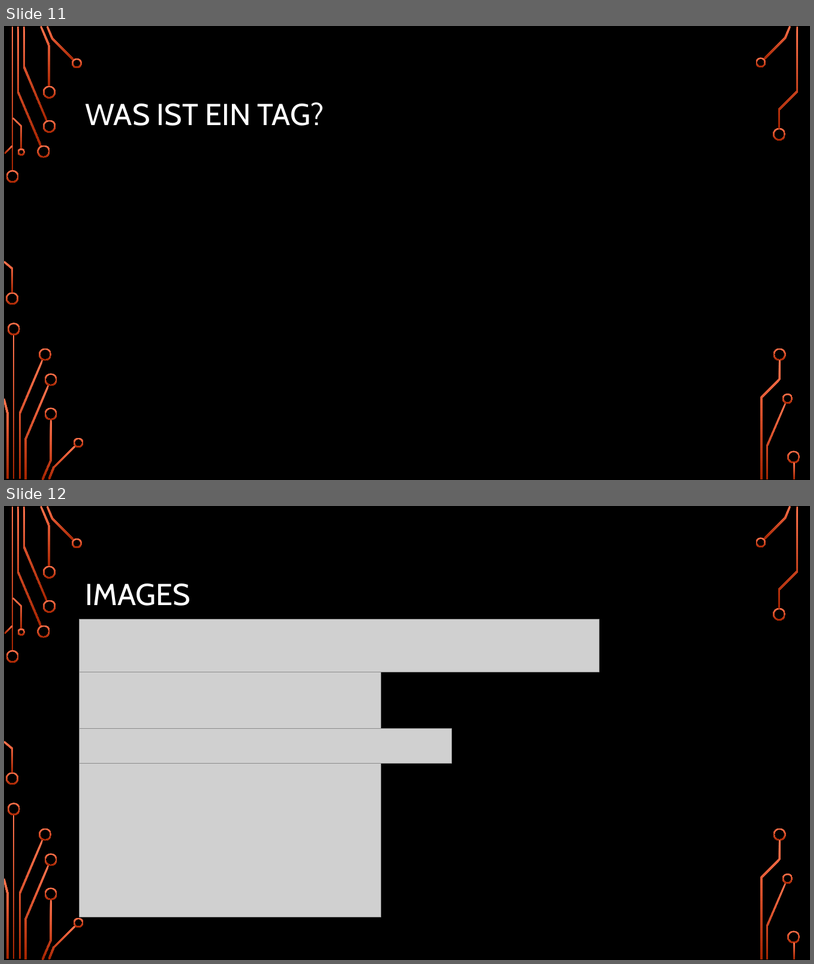
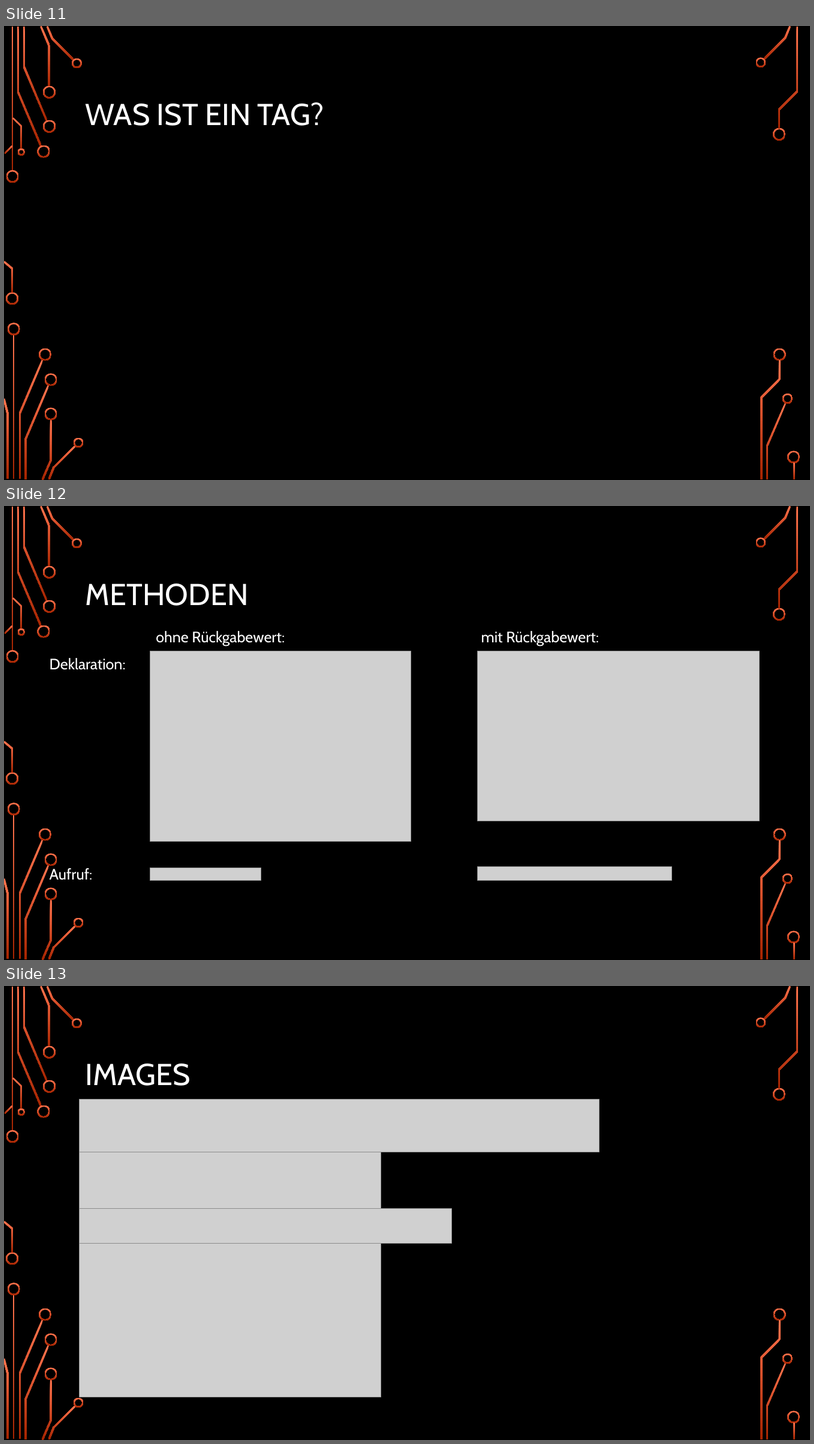
Before and after one commit to Hamschda/Minesweeper-1.0, a slide deck: IT-Kurzprojekt.pptx. Shown one above the other, each under a label of ours: slides 11 and 12 before the commit, slides 11, 12 and 13 after it. The pictures are 814x964 and 814x1444 pixels, drawn with LibreOffice and Linux fonts; fonts in the diff are those of the drawing; grey boxes stand for pictures; background and template pictures are left out. Boxes give left, top, right and bottom in pixels: in the first picture for what was removed or moved away, otherwise in the second. Text is boxed around its words. In the diff, an @@ line names an element or a change of style, - is before the commit and + after.

```diff
--- a/IT-Kurzprojekt.pptx
+++ b/IT-Kurzprojekt.pptx
@@ slide 12 added at <box>4,506,810,960</box>, background picture (left out); not listed: 36 template elements that a slide beside it also shows @@
@@ title added at <box>86,583,249,606</box>, 36 pt, text #FFFFFF @@
+METHODEN
@@ text added at <box>156,631,285,646</box>, 18 pt, text #FFFFFF @@
+ohne Rückgabewert:
@@ text added at <box>482,631,599,646</box>, 18 pt, text #FFFFFF @@
+mit Rückgabewert:
@@ text added at <box>50,658,126,670</box>, 18 pt, text #FFFFFF @@
+Deklaration:
@@ picture added at <box>150,651,411,841</box> @@
@@ picture added at <box>477,651,759,821</box> @@
@@ text added at <box>50,868,93,880</box>, 18 pt, text #FFFFFF @@
+Aufruf:
@@ picture added at <box>150,868,260,880</box> @@
@@ picture added at <box>477,867,672,880</box> @@
@@ what was slide 12 is now slide 13 @@
```
Also in this commit, not shown: 4 other slides added, 2 slides removed.
